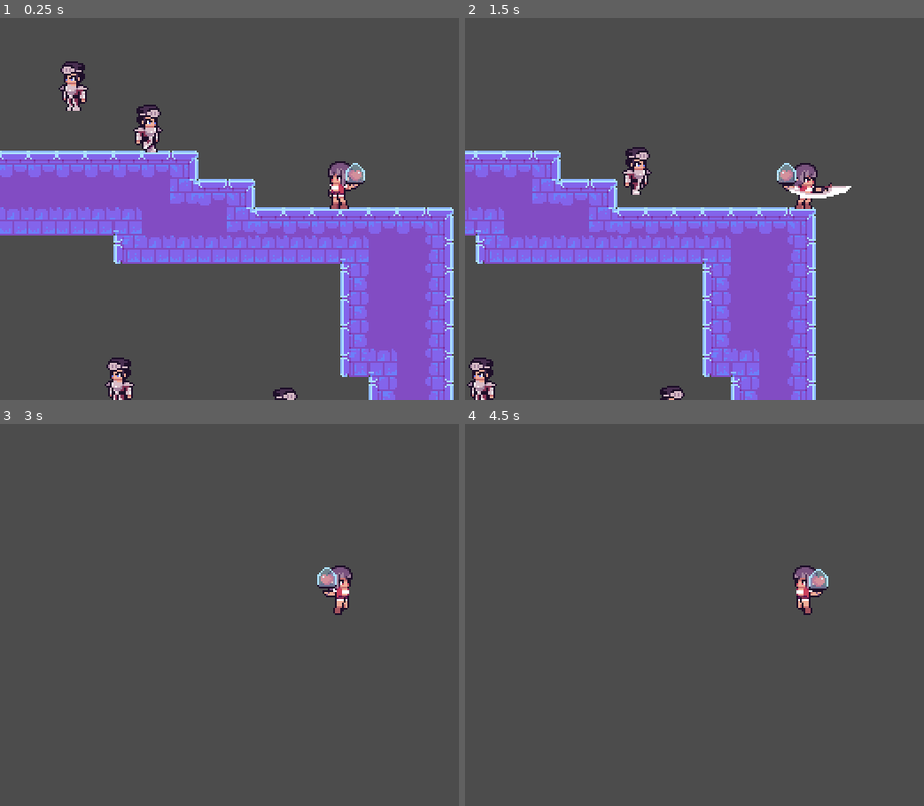
Above: before the commit, frames 1-4 (two rows, left to right).
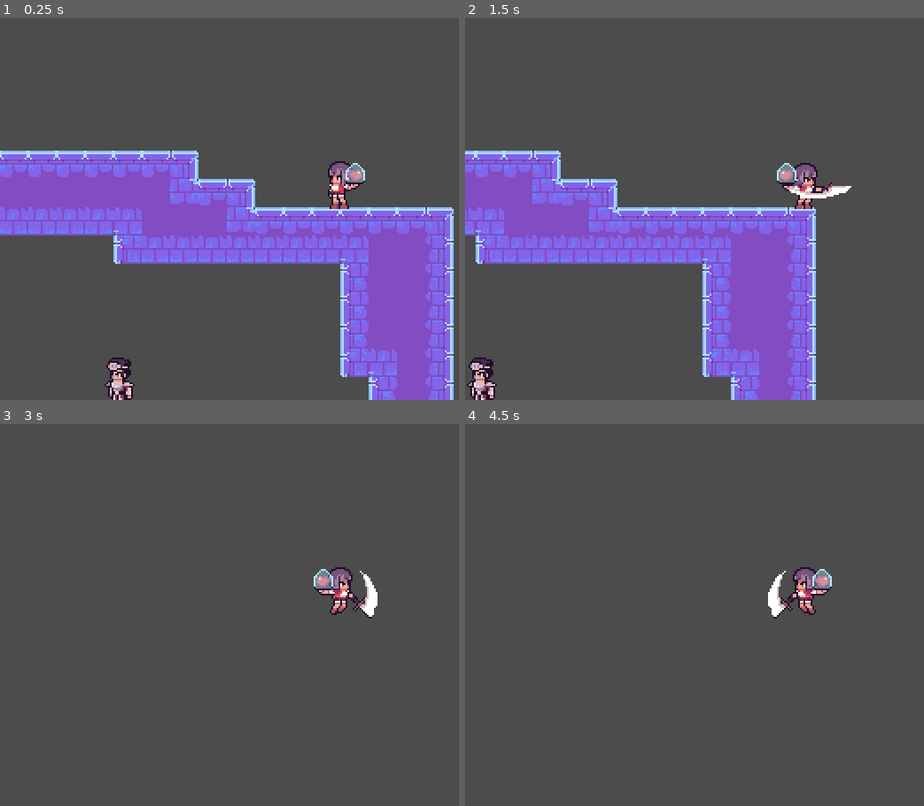
Above: after the commit, the same moments.

Repository: LeonardoLpds/godot-jam-44
Game: Godot game, scene res://src/levels/level_test.tscn
Two runs of this game, one before a commit and one after it. Both use one fixed random seed, a clock stepped at 60 frames per second and the inputs below.
Inputs:
- Up to frame 1 (0.25 s): no input
- Up to frame 2 (1.5 s): hold X (ui_attack) 0.53-1.28 s; hold Right (ui_right) from 0.53 s (still down); tap Up (ui_up) at 0.77 s; tap X (ui_attack) at 1.35 s
- Up to frame 3 (3 s): tap Up (ui_up) at 1.52 s; release Right (ui_right) at 2.03 s; hold Left (ui_left) 2.03-2.78 s; hold X (ui_attack) 2.03-2.78 s; hold Right (ui_right) from 2.78 s (still down); tap X (ui_attack) at 2.85 s
- Up to frame 4 (4.5 s): tap Up (ui_up) at 3.02, 3.77 s; tap Enter at 3.5 s; hold X (ui_attack) 3.53-4.28 s; release Right (ui_right) at 4.28 s; hold Left (ui_left) from 4.28 s (still down); tap X (ui_attack) at 4.35 s

The runs differ from the first frame. In frame 1, 1.3% of the frame differs, in the area x 12-65%, y 11-100%; in frame 2, 0.7%; in frame 3, 0.8%; in frame 4, 0.8%.

Commit message:
Permitindo que o player ataque no ar e que o guarda pule

Diff:
--- a/src/characters/components/attack_state/attack_state.gd
+++ b/src/characters/components/attack_state/attack_state.gd
@@ -13,6 +13,7 @@
 		event.is_action_pressed("ui_attack")
 		and current_attack < max_attacks
 		and can_attack
+		and character.is_on_floor()
 	):
 		can_attack = false
 		current_attack += 1
@@ -26,9 +27,12 @@
 
 func enter() -> void:
 	can_attack = false
-	character.velocity.x = 0
 	current_attack = 1
-	character.animation_player.play("Attack %s" % current_attack)
+	if character.is_on_floor():
+		character.velocity.x = 0
+		character.animation_player.play("Attack %s" % current_attack)
+	else:
+		character.animation_player.play("Attack Air")
 
 func enable_attack() -> void:
 	can_attack = true
--- a/src/characters/components/chase_state/chase_state.gd
+++ b/src/characters/components/chase_state/chase_state.gd
@@ -18,12 +18,25 @@
 		direction.x = 0
 
 	character.velocity.x = direction.x
-
+	if character.is_on_wall() and character.is_on_floor():
+		character.velocity.y = -250
 
 	if character.hitbox.has_target():
 		return get_node(attack_state) as StateNode
 
+	_play_animations()
+
 	return null
+
+func _play_animations() -> void:
+	if character.is_on_floor():
+		character.animation_player.play("Run")
+		return
+
+	if character.velocity.y < 0:
+		character.animation_player.play("Jump")
+		return
+	character.animation_player.play("Fall")
 
 func enter() -> void:
 	character.animation_player.play("Run")
--- a/src/characters/components/jump_state/jump_state.gd
+++ b/src/characters/components/jump_state/jump_state.gd
@@ -3,9 +3,15 @@
 
 export (NodePath) var move_state
 export (NodePath) var idle_state
+export (NodePath) var attack_state
 
 var speed := 60
 var jump_force = 250
+
+func handled_input(event: InputEvent) -> StateNode:
+	if Input.is_action_just_pressed("ui_attack"):
+		return get_node(attack_state) as StateNode
+	return null
 
 func process(delta: float) -> StateNode:
 	var x_input = Input.get_action_strength("ui_right") - Input.get_action_strength("ui_left")
--- a/src/characters/components/player_detection_zone/player_detection_zone.tscn
+++ b/src/characters/components/player_detection_zone/player_detection_zone.tscn
@@ -11,6 +11,7 @@
 script = ExtResource( 1 )
 
 [node name="CollisionShape2D" type="CollisionShape2D" parent="."]
+modulate = Color( 1, 0, 0, 1 )
 shape = SubResource( 1 )
 
 [connection signal="body_entered" from="." to="." method="_on_player_entered"]
--- a/src/characters/entities/player/player.tscn
+++ b/src/characters/entities/player/player.tscn
@@ -128,6 +128,34 @@
 "values": [ false, true ]
 }
 
+[sub_resource type="Animation" id=14]
+resource_name = "Attack Air"
+length = 0.3
+tracks/0/type = "value"
+tracks/0/path = NodePath("Sprite:frame")
+tracks/0/interp = 1
+tracks/0/loop_wrap = true
+tracks/0/imported = false
+tracks/0/enabled = true
+tracks/0/keys = {
+"times": PoolRealArray( 0, 0.1, 0.2 ),
+"transitions": PoolRealArray( 1, 1, 1 ),
+"update": 1,
+"values": [ 41, 42, 43 ]
+}
+tracks/1/type = "value"
+tracks/1/path = NodePath("Hitbox/Area2D/CollisionShape2D:disabled")
+tracks/1/interp = 1
+tracks/1/loop_wrap = true
+tracks/1/imported = false
+tracks/1/enabled = true
+tracks/1/keys = {
+"times": PoolRealArray( 0.1, 0.25 ),
+"transitions": PoolRealArray( 1, 1 ),
+"update": 1,
+"values": [ false, true ]
+}
+
 [sub_resource type="Animation" id=11]
 resource_name = "Die"
 step = 0.05
@@ -288,7 +316,7 @@
 [node name="Sprite" type="Sprite" parent="."]
 position = Vector2( 0, -13 )
 texture = ExtResource( 1 )
-hframes = 41
+hframes = 44
 
 [node name="CollisionShape2D" type="CollisionShape2D" parent="."]
 position = Vector2( 0, -12.5 )
@@ -298,6 +326,7 @@
 "anims/Attack 1" = SubResource( 5 )
 "anims/Attack 2" = SubResource( 6 )
 "anims/Attack 3" = SubResource( 7 )
+"anims/Attack Air" = SubResource( 14 )
 anims/Die = SubResource( 11 )
 anims/Fall = SubResource( 9 )
 anims/Idle = SubResource( 2 )
@@ -323,6 +352,7 @@
 [node name="JumpState" parent="StateMachine" instance=ExtResource( 7 )]
 move_state = NodePath("../MoveState")
 idle_state = NodePath("../IdleState")
+attack_state = NodePath("../AttackState")
 
 [node name="AttackState" parent="StateMachine" instance=ExtResource( 8 )]
 idle_state = NodePath("../IdleState")
--- a/src/characters/entities/spear_guard/spear_guard.tscn
+++ b/src/characters/entities/spear_guard/spear_guard.tscn
@@ -41,6 +41,22 @@
 "values": [ 6, 2 ]
 }
 
+[sub_resource type="Animation" id=10]
+resource_name = "Fall"
+length = 0.1
+tracks/0/type = "value"
+tracks/0/path = NodePath("Sprite:frame")
+tracks/0/interp = 1
+tracks/0/loop_wrap = true
+tracks/0/imported = false
+tracks/0/enabled = true
+tracks/0/keys = {
+"times": PoolRealArray( 0 ),
+"transitions": PoolRealArray( 1 ),
+"update": 1,
+"values": [ 13 ]
+}
+
 [sub_resource type="Animation" id=2]
 resource_name = "Idle"
 length = 0.4
@@ -140,6 +156,7 @@
 
 [node name="AnimationPlayer" type="AnimationPlayer" parent="."]
 anims/Attack = SubResource( 5 )
+anims/Fall = SubResource( 10 )
 anims/Idle = SubResource( 2 )
 anims/Jump = SubResource( 8 )
 anims/RESET = SubResource( 3 )
--- a/src/levels/level_test.tscn
+++ b/src/levels/level_test.tscn
@@ -212,29 +212,5 @@
 [node name="SpearGuard" parent="." instance=ExtResource( 2 )]
 position = Vector2( 243, 32 )
 
-[node name="SpearGuard2" parent="." instance=ExtResource( 2 )]
-position = Vector2( 108, -126 )
-
-[node name="SpearGuard3" parent="." instance=ExtResource( 2 )]
-position = Vector2( 153, -133 )
-
-[node name="SpearGuard4" parent="." instance=ExtResource( 2 )]
-position = Vector2( 25, -74 )
-
-[node name="SpearGuard5" parent="." instance=ExtResource( 2 )]
-position = Vector2( 217, -136 )
-
-[node name="SpearGuard6" parent="." instance=ExtResource( 2 )]
-position = Vector2( 247, -102 )
-
-[node name="SpearGuard7" parent="." instance=ExtResource( 2 )]
-position = Vector2( 65, -32 )
-
-[node name="SpearGuard8" parent="." instance=ExtResource( 2 )]
-position = Vector2( 110, 16 )
-
-[node name="SpearGuard9" parent="." instance=ExtResource( 2 )]
-position = Vector2( 335.787, 48.7032 )
-
 [node name="Player" parent="." instance=ExtResource( 1 )]
 position = Vector2( 368, -90 )
Binary file changed: aseprite/zoe.aseprite
Binary file changed: assets/art/player.png
Not shown: 1 places in src/characters/entities/player/player.tscn that only renumber resources
Not shown: 1 places in src/characters/entities/spear_guard/spear_guard.tscn that only renumber resources
